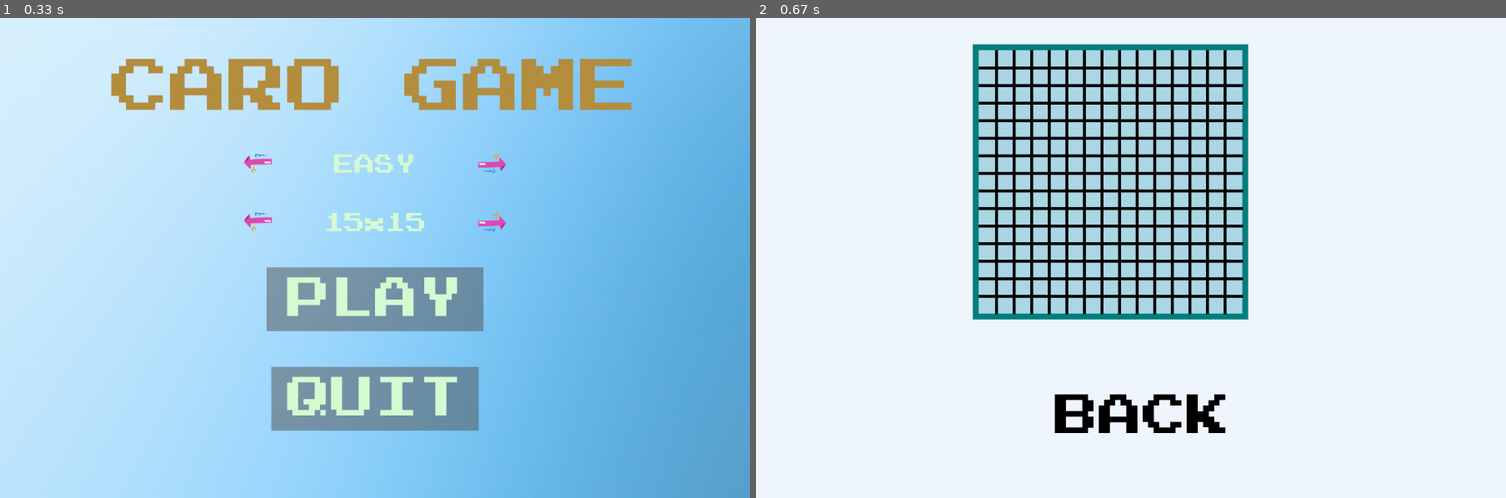
Above: before the commit, frames 1-2 (left to right).
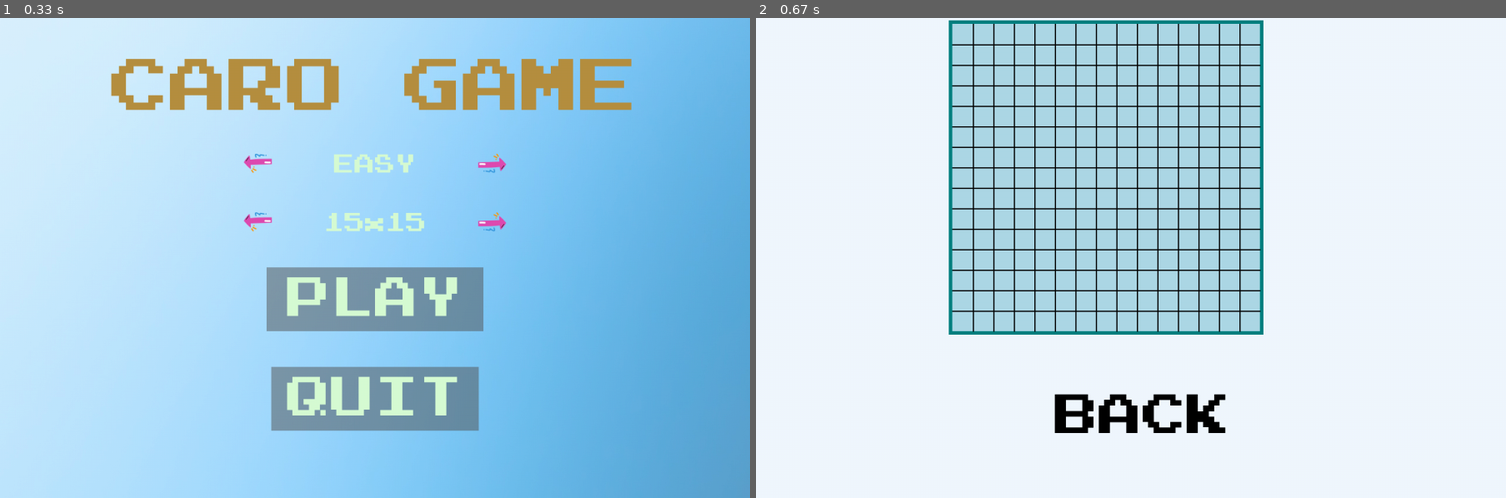
Above: after the commit, the same moments.

Repository: HuyHoang04/Caro-pygame
Game: pygame game, started from Frontend/menu/menu.py
Same seed, same stepped clock (60 frames per second), same inputs: the game is played once before the commit and once after it.
Inputs (mouse positions are in pixels of both pictures, inside the frame that each line leads up to):
- Up to frame 1 (0.33 s): no input
- Up to frame 2 (0.67 s): click (1101, 282) at 0.38 s

Frame 1 is identical in both runs. In frame 2, 17% of the frame differs, in the area x 25-68%, y 0-66%.

Commit message:
Update Frame of board and cell

Diff:
--- a/Frontend/menu/constants.py
+++ b/Frontend/menu/constants.py
@@ -6,7 +6,7 @@
 # Thiết lập kích thước bảng và các biến
 N = 18  # Kích thước ma trận ban đầu
 WIN_CONDITION = 5  # Số ký tự liên tiếp để thắng
-CELL_SIZE = 30  # Kích thước mỗi ô vuông
+CELL_SIZE = 35  # Kích thước mỗi ô vuông
 WIDTH = 1300
 HEIGHT = 650
 WHITE = (255, 255, 255)
@@ -14,9 +14,9 @@
 RED = (255, 0, 0)
 BLUE = (173, 216, 230)  # Màu nền lưới
 BACKGROUND_COLOR = (240, 248, 255)  # Màu nền màn hình
-LINE_WIDTH = 5
+LINE_WIDTH = 2
 FRAME_COLOR = (0, 128, 128)  # Màu khung bao quanh lưới
-FRAME_WIDTH = 10  # Độ dày của khung
+FRAME_WIDTH = 6  # Độ dày của khung
 
 # Thiết lập vị trí lưới để nằm giữa màn hình
 def update_grid_offset():
